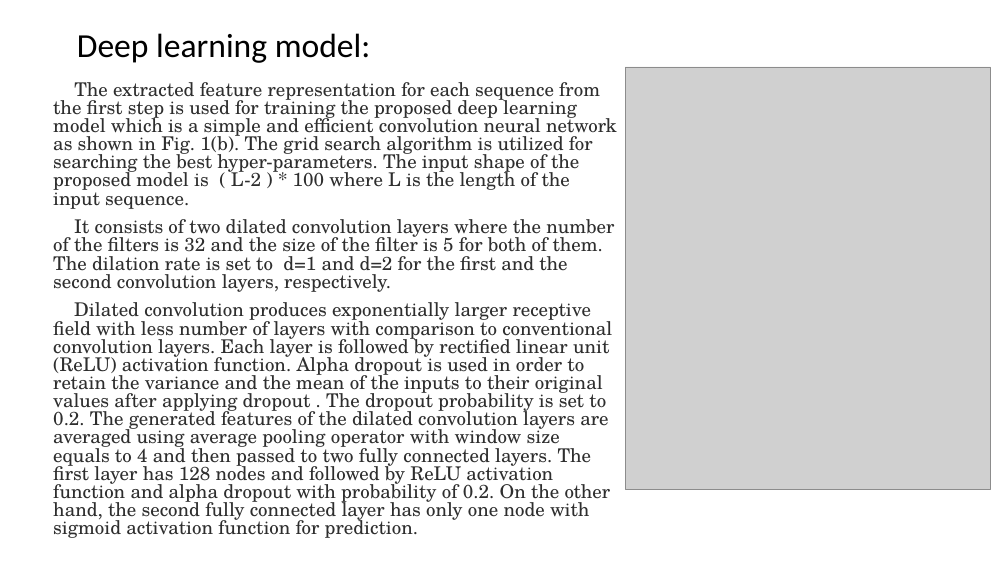
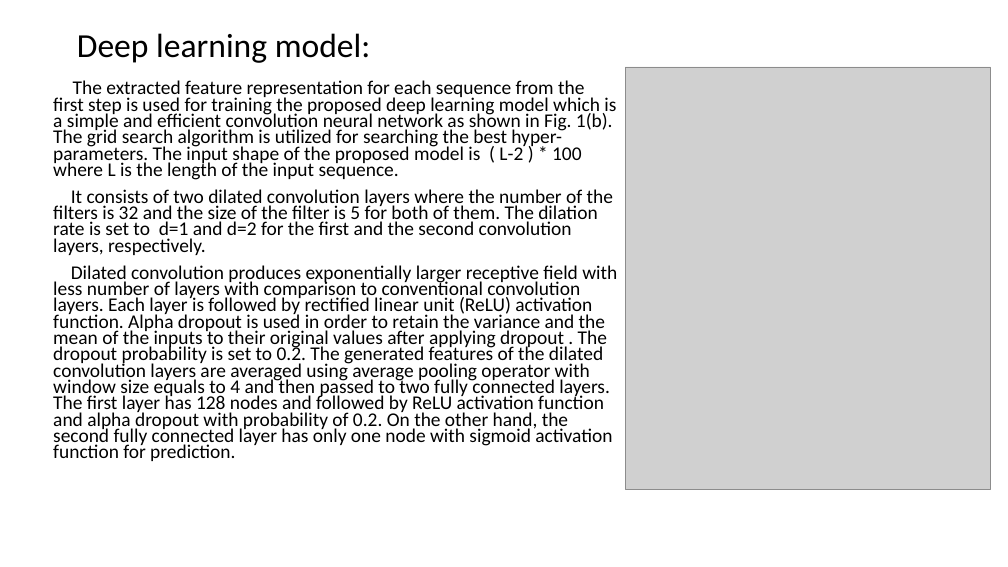
Before and after one commit to YanChengHuang/paper_implement, a slide deck: slide 13 of iN6-Methyl/Presentation/iN6-Methyl.pptx. Drawn at 1008x567 pixels with LibreOffice and Linux fonts; fonts in the diff are those of the drawing; grey boxes stand for pictures. Boxes give left, top, right and bottom in pixels: in the first picture for what was removed or moved away, otherwise in the second. Text is boxed around its words. In the diff, an @@ line names an element or a change of style, - is before the commit and + after.

```diff
--- a/iN6-Methyl/Presentation/iN6-Methyl.pptx
+++ b/iN6-Methyl/Presentation/iN6-Methyl.pptx
@@ text "The extracted feature representation for ..." at (53,80,617,461): size 18 to 18.5 pt, font TeX Gyre Schola to Calibri, text colour #2E2E2E to #000000; line spacing 0.8 to 0.7 @@
```
Also in this commit, not shown: 8 other slides changed, 2 other files.
